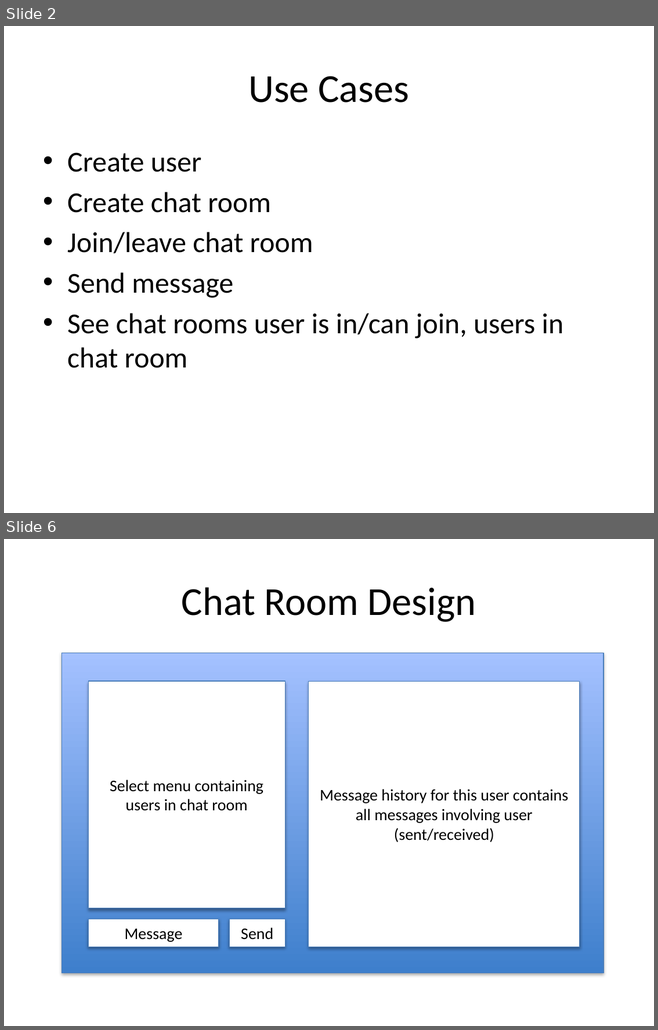
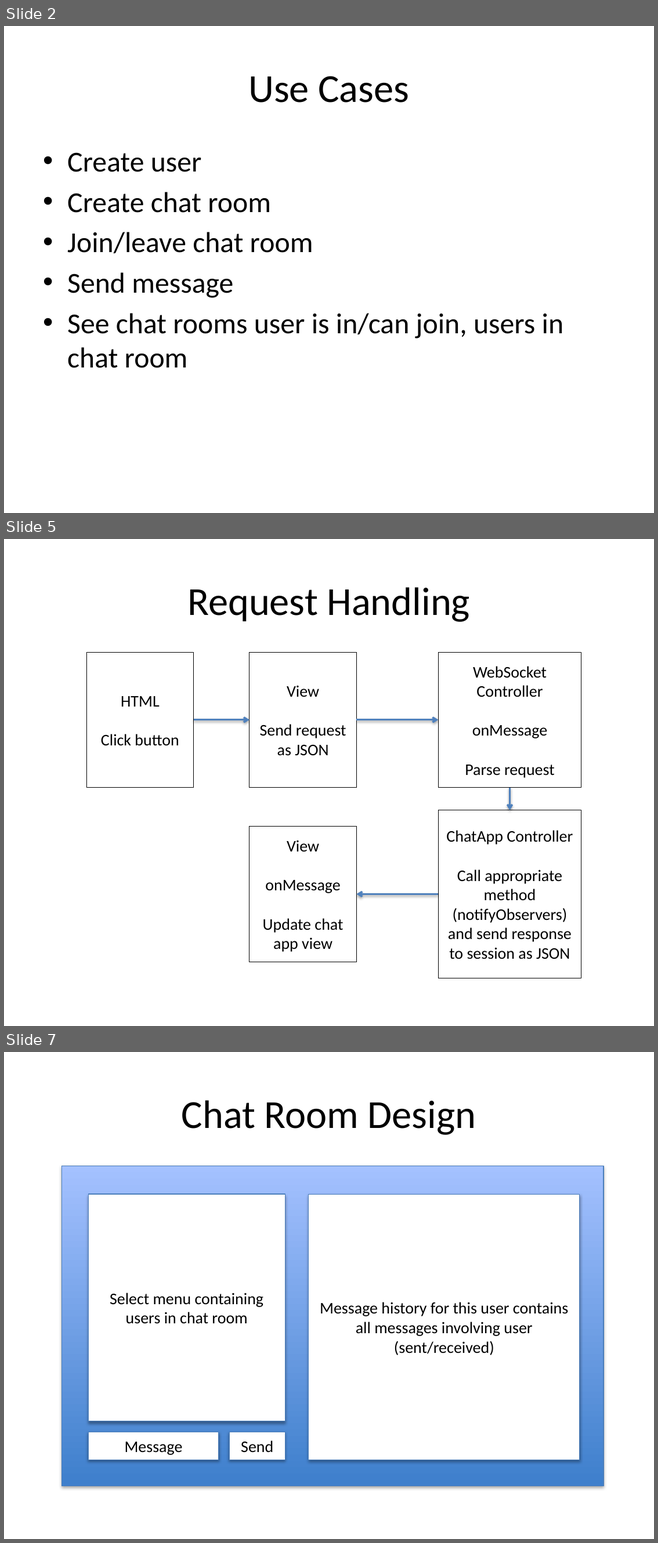
Before and after one commit to 11manu96/chat-app, a slide deck: src/main/resources/chat_app_presentation.pptx. Shown one above the other, each under a label of ours: slides 2 and 6 before the commit, slides 2, 5 and 7 after it; the slides between them are not shown. The pictures are 658x1030 and 658x1543 pixels, drawn with LibreOffice and Linux fonts; fonts in the diff are those of the drawing. Boxes give left, top, right and bottom in pixels: in the first picture for what was removed or moved away, otherwise in the second. Text is boxed around its words. In the diff, an @@ line names an element or a change of style, - is before the commit and + after.

```diff
--- a/src/main/resources/chat_app_presentation.pptx
+++ b/src/main/resources/chat_app_presentation.pptx
@@ slide 5 added at (x1=4, y1=539, x2=654, y2=1026), background #FFFFFF @@
@@ title added at (x1=187, y1=587, x2=470, y2=622), 44 pt, text #000000 @@
+Request Handling
@@ rectangle added at (x1=86, y1=652, x2=194, y2=787), fill #FFFFFF, outline #000000 0.75 pt, 18 pt, text #000000 @@
+HTML
+Click button
@@ rectangle added at (x1=249, y1=652, x2=357, y2=787), fill #FFFFFF, outline #000000 0.75 pt, 18 pt, text #000000 @@
+View
+Send request as JSON
@@ rectangle added at (x1=438, y1=652, x2=581, y2=787), fill #FFFFFF, outline #000000 0.75 pt, 18 pt, text #000000 @@
+WebSocket Controller
+onMessage
+Parse request
@@ arrow added from (194, 719) to (249, 719), #4F81BD 2 pt @@
@@ arrow added from (356, 719) to (438, 719), #4F81BD 2 pt @@
@@ arrow added from (509, 788) to (509, 810), #4F81BD 2 pt @@
@@ rectangle added at (x1=438, y1=810, x2=581, y2=979), fill #FFFFFF, outline #000000 0.75 pt, 18 pt, text #000000 @@
+ChatApp Controller
+Call appropriate method (notifyObservers) and send response to session as JSON
@@ rectangle added at (x1=249, y1=827, x2=357, y2=962), fill #FFFFFF, outline #000000 0.75 pt, 18 pt, text #000000 @@
+View
+onMessage
+Update chat app view
@@ arrow added from (438, 895) to (356, 895), #4F81BD 2 pt @@
@@ what was slide 6 is now slide 7 @@
```
Also in this commit, not shown: 1 slide changed, 3 other slides added, 5 slides removed, 1 other file.
